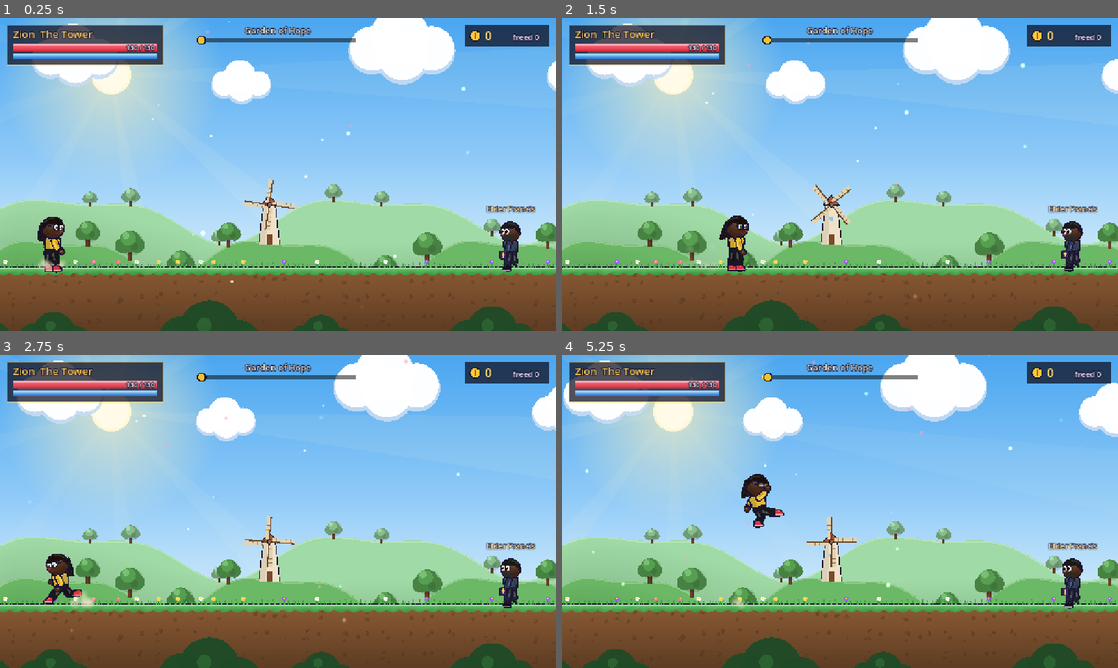
Above: before the commit, frames 1-4 (two rows, left to right).
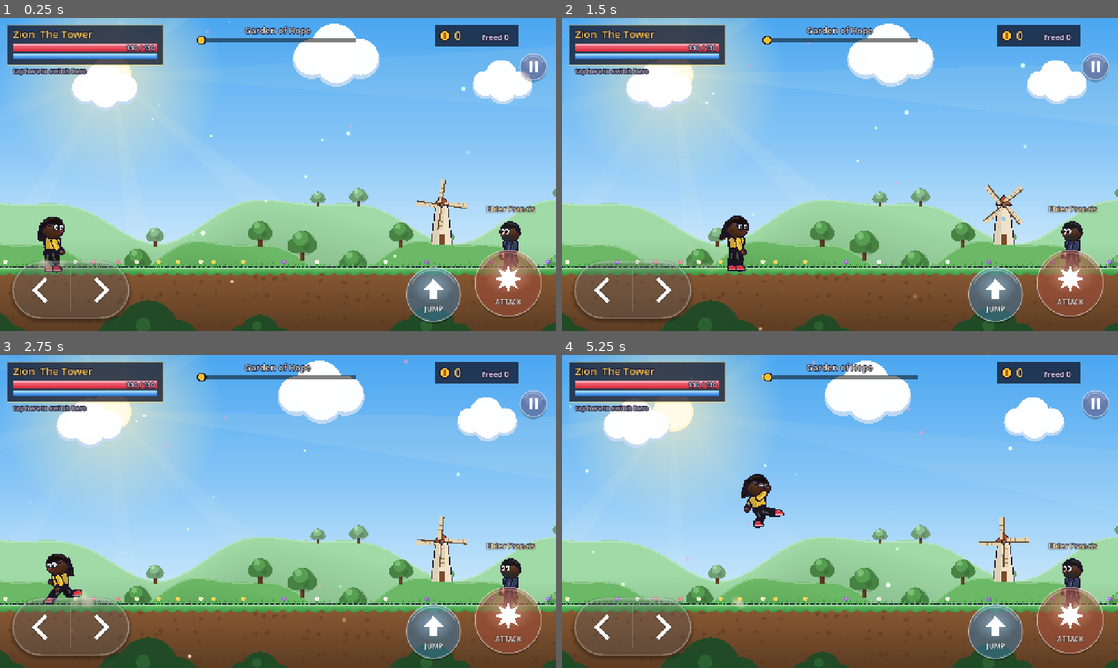
Above: after the commit, the same moments.

Repository: SavanCaleb/heroes-of-light
Game: Godot game, scene res://main.tscn
Two runs of this game, one before a commit and one after it. Both use one fixed random seed, a clock stepped at 60 frames per second and the inputs below.
Inputs (mouse positions are in pixels of both pictures, inside the frame that each line leads up to):
- Up to frame 1 (0.25 s): no input
- Up to frame 2 (1.5 s): move the mouse to (962, 158) at 0.52 s; hold Right (right) 0.53-1.25 s; hold Space (jump) 0.53-1.25 s; tap J (attack) at 0.6 s; click (962, 158) at 0.67 s; drag from (728, 190) to (812, 237) at 1.27 s
- Up to frame 3 (2.75 s): move the mouse to (333, 442) at 2.02 s; hold Left (left) from 2.03 s (still down); hold Space (jump) from 2.03 s (still down); tap J (attack) at 2.1 s; click (333, 442) at 2.17 s
- Up to frame 4 (5.25 s): release Left (left) at 2.75 s; release Space (jump) at 2.75 s; drag from (812, 574) to (673, 464) at 2.77 s; move the mouse to (1006, 558) at 3.52 s; hold Right (right) 3.53-4.25 s; hold Space (jump) 3.53-4.25 s; tap X at 3.6 s; click (1006, 558) at 3.67 s; drag from (673, 464) to (756, 433) at 4.27 s; move the mouse to (867, 511) at 5.02 s; hold Right (right) from 5.03 s (still down); hold Space (jump) from 5.03 s (still down); tap J (attack) at 5.1 s; click (867, 511) at 5.17 s

The runs differ from the first frame. In frame 1, 28% of the frame differs, in the area x 0-100%, y 0-100%; in frame 2, 28%; in frame 3, 28%; in frame 4, 29%.

Commit message:
Godot version: phone touch controls and a web build to test on phones
- Glass move pad (slide between left and right), JUMP, ATTACK and pause,
  each finger tracked separately; tap the hero panel to switch heroes
- Simulated-touch test that checks running, jumping, combos and sliding
- Web build in /next/ for phones; manual parallax instead of Parallax2D,
  which drew nothing in the browser; cap the animation timestep

Co-Authored-By: Claude Opus 5.5 <noreply@anthropic.com>

Diff:
--- a/godot/project.godot
+++ b/godot/project.godot
@@ -29,5 +29,10 @@
 
 renderer/rendering_method="mobile"
 renderer/rendering_method.mobile="mobile"
+renderer/rendering_method.web="gl_compatibility"
 textures/vram_compression/import_etc2_astc=true
 environment/defaults/default_clear_color=Color(0.05, 0.043, 0.1, 1)
+
+[input_devices]
+
+pointing/emulate_touch_from_mouse=true
--- a/godot/scripts/backdrop.gd
+++ b/godot/scripts/backdrop.gd
@@ -9,22 +9,40 @@
 	sky_layer.layer = -10
 	main.add_child(sky_layer)
 	sky_layer.add_child(SkyArt.new())
-	_parallax(main, 0.06, Vector2(-14, 0), 2600, Clouds.new(), -9)
-	_parallax(main, 0.18, Vector2.ZERO, 2048, Hills.make(455, 46, 3, Color("9ad8a0"), 0.55, 11, false), -8)
-	_parallax(main, 0.38, Vector2.ZERO, 2048, Hills.make(545, 40, 4, Color("62b45c"), 0.9, 23, true), -7)
-	var fg := _parallax(main, 1.22, Vector2.ZERO, 1800, Bushes.new(), 20)
+	_parallax(main, 0.06, -14.0, 2600, func(): return Clouds.new(), -9, level_w)
+	_parallax(main, 0.18, 0.0, 2048, func(): return Hills.make(455, 46, 3, Color("9ad8a0"), 0.55, 11, false), -8, level_w)
+	_parallax(main, 0.38, 0.0, 2048, func(): return Hills.make(545, 40, 4, Color("62b45c"), 0.9, 23, true), -7, level_w)
+	var fg := _parallax(main, 1.22, 0.0, 1800, func(): return Bushes.new(), 20, level_w)
 	fg.modulate = Color(1, 1, 1, 0.96)
 
-static func _parallax(main: Node2D, s: float, auto: Vector2, period: float, child: Node2D, z: int) -> Parallax2D:
-	var p := Parallax2D.new()
-	p.scroll_scale = Vector2(s, 1)
-	p.repeat_size = Vector2(period, 0)
-	p.repeat_times = 4
-	p.autoscroll = auto
+## A background layer that slides slower (or faster) than the camera.
+## Copies of the art are laid side by side so the whole land is covered.
+static func _parallax(main: Node2D, s: float, auto: float, period: float, make: Callable, z: int, level_w: float) -> Node2D:
+	var p := Para.new()
+	p.factor = s
+	p.auto = auto
+	p.period = period
 	p.z_index = z
-	p.add_child(child)
+	var copies := int(ceil((level_w * absf(s) + 3200.0) / period)) + 2
+	for i in copies:
+		var n: Node2D = make.call()
+		n.position.x = (i - 1) * period
+		p.add_child(n)
 	main.add_child(p)
 	return p
+
+class Para extends Node2D:
+	var factor := 0.5
+	var auto := 0.0
+	var period := 2048.0
+	var t := 0.0
+	func _process(d: float) -> void:
+		t += d
+		var cam := get_viewport().get_camera_2d()
+		if cam == null:
+			return
+		var left := cam.get_screen_center_position().x
+		position.x = left * (1.0 - factor) + fposmod(t * auto, period) - (period if auto != 0.0 else 0.0)
 
 static func glow(ci: CanvasItem, c: Vector2, r: float, col: Color, a: float) -> void:
 	ci.draw_texture_rect(Part.glow_tex(), Rect2(c - Vector2(r, r), Vector2(r, r) * 2), false, Color(col, a))
--- a/godot/scripts/main.gd
+++ b/godot/scripts/main.gd
@@ -32,6 +32,8 @@
 var finished := false
 var demo := false
 var hero_i := 3
+var touch_on := false
+static var picked := -1
 var _demo_t := 0.0
 
 func _ready() -> void:
@@ -40,6 +42,14 @@
 			demo = true
 		elif a.begins_with("hero="):
 			hero_i = clampi(int(a.substr(5)), 0, 7)
+		elif a == "touch":
+			touch_on = true
+		elif a == "touchtest":
+			call_deferred("_add_touch_test")
+	if picked >= 0:
+		hero_i = picked
+	if DisplayServer.is_touchscreen_available() or OS.has_feature("mobile") or OS.has_feature("web_android") or OS.has_feature("web_ios"):
+		touch_on = true
 	_inputs()
 	level = Level.new()
 	level.build(Data.LEVELS[0])
@@ -96,6 +106,15 @@
 	layer.layer = 10
 	add_child(layer)
 	layer.add_child(hud)
+	if touch_on:
+		var tl := CanvasLayer.new()
+		tl.layer = 11
+		tl.process_mode = Node.PROCESS_MODE_ALWAYS
+		add_child(tl)
+		var tc := preload("res://scripts/touch.gd").new()
+		tc.main = self
+		tl.add_child(tc)
+		hud.touch = true
 
 func _inputs() -> void:
 	var map := {
@@ -109,6 +128,16 @@
 			var e := InputEventKey.new()
 			e.physical_keycode = k
 			InputMap.action_add_event(action, e)
+
+func _add_touch_test() -> void:
+	var tt = load("res://tests/touch_test.gd").new()
+	tt.main = self
+	add_child(tt)
+
+func next_hero() -> void:
+	picked = (hero_i + 1) % Data.HEROES.size()
+	get_tree().paused = false
+	get_tree().reload_current_scene()
 
 func _spawn_foe(pos: Vector2) -> void:
 	var f := Fighter.new()
@@ -360,6 +389,7 @@
 # ---------------- HUD ----------------
 class Hud extends Control:
 	var main
+	var touch := false
 	var banner_text := ""
 	var banner_t := 0.0
 	var font: Font
@@ -393,12 +423,14 @@
 		_bar(Rect2(30, 58, 330, 18), p.hp / p.max_hp, Color("ff8a9a"), Color("d8283a"))
 		_text("%d / %d" % [int(p.hp), int(p.max_hp)], Vector2(30, 74), 15, Color.WHITE, HORIZONTAL_ALIGNMENT_RIGHT, 326)
 		_bar(Rect2(30, 82, 330, 12), p.mp / 100.0, Color("9ad8ff"), Color("2a78d8"))
-		draw_rect(Rect2(vw - 210, 16, 194, 50), Color(0.05, 0.04, 0.1, 0.72))
-		draw_circle(Vector2(vw - 186, 41), 13, Color("1b1430"))
-		draw_circle(Vector2(vw - 186, 41), 10.5, Color("ffc93a"))
-		draw_rect(Rect2(vw - 187.5, 34, 3, 14), Color("b0640a"))
-		_text(str(main.coins_n), Vector2(vw - 164, 51), 28, Color("ffe27a"))
-		_text("freed " + str(main.freed), Vector2(vw - 100, 51), 18, Color("e8e0ff"))
+		if touch:
+			_text("tap here to switch hero", Vector2(30, 128), 15, Color(1, 1, 1, 0.75))
+		draw_rect(Rect2(vw - 210 - (70 if touch else 0), 16, 194, 50), Color(0.05, 0.04, 0.1, 0.72))
+		draw_circle(Vector2(vw - 186 - (70 if touch else 0), 41), 13, Color("1b1430"))
+		draw_circle(Vector2(vw - 186 - (70 if touch else 0), 41), 10.5, Color("ffc93a"))
+		draw_rect(Rect2(vw - 187.5 - (70 if touch else 0), 34, 3, 14), Color("b0640a"))
+		_text(str(main.coins_n), Vector2(vw - 164 - (70 if touch else 0), 51), 28, Color("ffe27a"))
+		_text("freed " + str(main.freed), Vector2(vw - 100 - (70 if touch else 0), 51), 18, Color("e8e0ff"))
 		var lw: float = main.level.width_px
 		var prog := clampf(p.position.x / maxf(1.0, lw - 60.0), 0, 1)
 		var bx := vw * 0.5 - 180
@@ -408,7 +440,7 @@
 		draw_circle(Vector2(bx + 360 * prog, 51), 8, Color(String(p.def.look.shirt)))
 		if main.combo >= 2:
 			var k := 1.0 + clampf(main.combo_t - 2.2, 0, 0.2) * 1.5
-			draw_set_transform(Vector2(vw - 120, 150), -0.08, Vector2(k, k))
+			draw_set_transform(Vector2(vw - 120 - (70 if touch else 0), 190), -0.08, Vector2(k, k))
 			_text(str(main.combo), Vector2(-80, 0), 64, Color("ffe27a"), HORIZONTAL_ALIGNMENT_CENTER, 160)
 			_text("HITS", Vector2(-80, 30), 22, Color.WHITE, HORIZONTAL_ALIGNMENT_CENTER, 160)
 			draw_set_transform(Vector2.ZERO)
--- a/godot/scripts/rig.gd
+++ b/godot/scripts/rig.gd
@@ -167,6 +167,7 @@
 	squash_v += amount * 10.0
 
 func _process(delta: float) -> void:
+	delta = minf(delta, 1.0 / 30.0)   # a slow first frame must not blow up the springs
 	t += delta * 60.0
 	var tgt := _pose_target(pose)
 	var fast := pose in ["punch1", "punch2", "kick", "airkick", "hurt", "wind", "run"]
@@ -180,7 +181,8 @@
 			cur[key] = lerpf(cur.get(key, v), v, k)
 	# squash & stretch spring
 	squash_v += (-squash * 320.0 - squash_v * 16.0) * delta
-	squash += squash_v * delta
+	squash = clampf(squash + squash_v * delta, -0.35, 0.35)
+	squash_v = clampf(squash_v, -12.0, 12.0)
 	var sc: float = look.get("scale", 1.0)
 	var breathe := sin(t * 0.07) * 0.012 if pose == "idle" else 0.0
 	body.scale = Vector2(sc * (1.0 - squash * 0.5), sc * (1.0 + squash + breathe))
--- /dev/null
+++ b/godot/scripts/touch.gd
@@ -0,0 +1,190 @@
+extends Control
+## On-screen controls for phones: a move pad you can slide across, JUMP, ATTACK and pause.
+## Each finger is tracked on its own, so you can run, jump and punch at the same time.
+## The controls press the same input actions as the keyboard.
+
+const OL := Color("1b1430")
+
+var main
+var touches := {}        # finger index -> {pos, owner}
+var held := {}           # action -> true
+var paused := false
+
+func _ready() -> void:
+	set_anchors_preset(Control.PRESET_FULL_RECT)
+	mouse_filter = Control.MOUSE_FILTER_IGNORE
+	process_mode = Node.PROCESS_MODE_ALWAYS
+
+# ---------- layout (in viewport pixels, kept clear of the phone's notch) ----------
+func _safe() -> Rect2:
+	var vs := get_viewport_rect().size
+	var r := Rect2(Vector2.ZERO, vs)
+	var win := DisplayServer.window_get_size()
+	var safe := DisplayServer.get_display_safe_area()
+	if win.x > 0 and safe.size.x > 0 and safe.size.x < win.x:
+		var k := vs.x / float(win.x)
+		r.position.x = safe.position.x * k
+		r.size.x = safe.size.x * k
+	return r
+
+func _pad_rect() -> Rect2:
+	var s := _safe()
+	return Rect2(s.position.x + 28, s.end.y - 28 - 132, 270, 132)
+
+func _btn(name: String) -> Dictionary:
+	var s := _safe()
+	var e := s.end
+	match name:
+		"attack": return {c=e - Vector2(110, 110), r=76.0}
+		"jump": return {c=e - Vector2(282, 84), r=62.0}
+		"pause": return {c=Vector2(e.x - 52, s.position.y + 112), r=30.0}
+	return {}
+
+func _which(p: Vector2) -> String:
+	if _pad_rect().grow(40).has_point(p):
+		return "pad"
+	for n in ["pause", "attack", "jump"]:
+		var b := _btn(n)
+		if p.distance_to(b.c) < b.r + 26.0:
+			return n
+	if Rect2(16, 16, 360, 92).has_point(p):
+		return "hero"
+	return ""
+
+# ---------- input ----------
+func _input(event: InputEvent) -> void:
+	if event is InputEventScreenTouch:
+		if event.pressed:
+			var who := _which(event.position)
+			touches[event.index] = {pos=event.position, owner=who}
+			if who == "pause":
+				_toggle_pause()
+			elif who == "hero" and not paused:
+				main.next_hero()
+		else:
+			touches.erase(event.index)
+		_refresh()
+		get_viewport().set_input_as_handled()
+	elif event is InputEventScreenDrag:
+		if touches.has(event.index):
+			var t: Dictionary = touches[event.index]
+			t.pos = event.position
+			# a thumb sliding off the pad onto a button (or back) switches what it presses
+			if t.owner in ["pad", "jump", "attack"]:
+				var w := _which(event.position)
+				if w in ["pad", "jump", "attack"]:
+					t.owner = w
+			_refresh()
+			get_viewport().set_input_as_handled()
+
+func _refresh() -> void:
+	var want := {}
+	var pr := _pad_rect()
+	for t in touches.values():
+		match t.owner:
+			"pad":
+				want["left" if t.pos.x < pr.get_center().x else "right"] = true
+			"jump":
+				want["jump"] = true
+			"attack":
+				want["attack"] = true
+	for a in ["left", "right", "jump", "attack"]:
+		var on: bool = want.has(a) and not paused
+		if on and not held.has(a):
+			Input.action_press(a)
+			held[a] = true
+		elif not on and held.has(a):
+			Input.action_release(a)
+			held.erase(a)
+	queue_redraw()
+
+func _toggle_pause() -> void:
+	paused = not paused
+	get_tree().paused = paused
+	if paused:
+		for a in held.keys():
+			Input.action_release(a)
+		held.clear()
+	queue_redraw()
+
+func _notification(what: int) -> void:
+	# let go of everything if the app is switched away mid-press
+	if what == NOTIFICATION_APPLICATION_FOCUS_OUT or what == NOTIFICATION_APPLICATION_PAUSED:
+		touches.clear()
+		_refresh()
+
+# ---------- drawing ----------
+func _glass_circle(c: Vector2, r: float, tint: Color, down: bool) -> void:
+	r *= 0.92 if down else 1.0
+	draw_circle(c + Vector2(0, 5), r, Color(0, 0, 0, 0.25), true, -1, true)
+	draw_circle(c, r, Color(tint.darkened(0.2), 0.62 if down else 0.45), true, -1, true)
+	var g := preload("res://scripts/part.gd").glow_tex()
+	draw_texture_rect(g, Rect2(c + Vector2(-r * 0.8, -r * 0.95), Vector2(r * 1.6, r * 1.3)), false, Color(tint.lightened(0.5), 0.75 if down else 0.5))
+	draw_arc(c, r, 0, TAU, 48, Color(1, 1, 1, 0.5), 2.5, true)
+	draw_arc(c, r - 6, PI * 1.15, PI * 1.85, 16, Color(1, 1, 1, 0.35), 3, true)
+
+func _label(s: String, c: Vector2, size: int) -> void:
+	var f := ThemeDB.fallback_font
+	var w := f.get_string_size(s, HORIZONTAL_ALIGNMENT_LEFT, -1, size).x
+	draw_string_outline(f, c - Vector2(w / 2, -size * 0.35), s, HORIZONTAL_ALIGNMENT_LEFT, -1, size, 5, Color(0, 0, 0, 0.5))
+	draw_string(f, c - Vector2(w / 2, -size * 0.35), s, HORIZONTAL_ALIGNMENT_LEFT, -1, size, Color.WHITE)
+
+func _process(_d: float) -> void:
+	queue_redraw()
+
+func _draw() -> void:
+	var pr := _pad_rect()
+	# move pad: one pill, the side under your thumb lights up
+	var r := pr.size.y / 2
+	var sb := StyleBoxFlat.new()
+	sb.bg_color = Color(1, 1, 1, 0.12)
+	sb.border_color = Color(1, 1, 1, 0.4)
+	sb.set_border_width_all(3)
+	sb.set_corner_radius_all(int(r))
+	sb.shadow_color = Color(0, 0, 0, 0.25)
+	sb.shadow_size = 8
+	sb.shadow_offset = Vector2(0, 4)
+	sb.anti_aliasing = true
+	draw_style_box(sb, pr)
+	var mid := pr.get_center()
+	for side in [-1, 1]:
+		var on: bool = held.has("left" if side < 0 else "right")
+		var c := mid + Vector2(side * pr.size.x * 0.25, 0)
+		if on:
+			var hl := StyleBoxFlat.new()
+			hl.bg_color = Color(1, 0.88, 0.47, 0.45)
+			hl.set_corner_radius_all(int(r))
+			hl.anti_aliasing = true
+			var half := Rect2(pr.position + Vector2(0 if side < 0 else pr.size.x / 2, 0), Vector2(pr.size.x / 2, pr.size.y))
+			draw_style_box(hl, half.grow(-6))
+		var s := 26.0 * (0.9 if on else 1.0)
+		var chev := PackedVector2Array([c + Vector2(side * -s * 0.4, -s), c + Vector2(side * s * 0.6, 0), c + Vector2(side * -s * 0.4, s)])
+		draw_polyline(chev, Color(0, 0, 0, 0.3), 12, true)
+		draw_polyline(chev, Color.WHITE, 8, true)
+	draw_line(mid + Vector2(0, -r + 18), mid + Vector2(0, r - 18), Color(1, 1, 1, 0.2), 2)
+	# jump
+	var j := _btn("jump")
+	_glass_circle(j.c, j.r, Color("64beff"), held.has("jump"))
+	var a: Vector2 = j.c + Vector2(0, -12)
+	draw_colored_polygon(PackedVector2Array([a + Vector2(0, -24), a + Vector2(24, 2), a + Vector2(9, 2), a + Vector2(9, 22), a + Vector2(-9, 22), a + Vector2(-9, 2), a + Vector2(-24, 2)]), Color.WHITE)
+	_label("JUMP", j.c + Vector2(0, 34), 16)
+	# attack
+	var at := _btn("attack")
+	_glass_circle(at.c, at.r, Color("ff7a5a"), held.has("attack"))
+	var star := PackedVector2Array()
+	var sc: Vector2 = at.c + Vector2(0, -10)
+	for i in 16:
+		var ang := -PI / 2 + i * TAU / 16
+		star.append(sc + Vector2.from_angle(ang) * (32.0 if i % 2 == 0 else 15.0))
+	draw_colored_polygon(star, Color.WHITE)
+	_label("ATTACK", at.c + Vector2(0, 44), 16)
+	if paused:
+		var vs := get_viewport_rect().size
+		draw_rect(Rect2(Vector2.ZERO, vs), Color(0.03, 0.02, 0.08, 0.6))
+		_label("PAUSED", vs / 2 + Vector2(0, -20), 64)
+		_label("Tap II to keep playing", vs / 2 + Vector2(0, 40), 24)
+	# pause button stays on top so it can be tapped again
+	var p := _btn("pause")
+	_glass_circle(p.c, p.r, Color("9a8acc"), false)
+	draw_rect(Rect2(p.c + Vector2(-10, -12), Vector2(7, 24)), Color.WHITE)
+	draw_rect(Rect2(p.c + Vector2(3, -12), Vector2(7, 24)), Color.WHITE)
--- /dev/null
+++ b/godot/tests/touch_test.gd
@@ -0,0 +1,40 @@
+extends Node
+## Fakes finger touches on the on-screen controls to test them (run with `-- touch touchtest`).
+var t := 0.0
+var steps := []
+var main
+func _ready() -> void:
+	process_mode = Node.PROCESS_MODE_ALWAYS
+	var tc = _find_touch(main)
+	var pad: Rect2 = tc._pad_rect()
+	var right := pad.get_center() + Vector2(60, 0)
+	var left := pad.get_center() - Vector2(60, 0)
+	var jump: Vector2 = tc._btn("jump").c
+	var atk: Vector2 = tc._btn("attack").c
+	steps = [
+		[0.3, "down", 0, right], [1.2, "down", 1, jump], [1.35, "up", 1, jump],
+		[2.0, "down", 1, atk], [2.1, "up", 1, atk], [2.2, "down", 1, atk], [2.3, "up", 1, atk],
+		[2.8, "drag", 0, left], [3.6, "drag", 0, right], [4.2, "up", 0, right],
+	]
+func _find_touch(n: Node):
+	for c in n.get_children():
+		if c.get_script() == preload("res://scripts/touch.gd"):
+			return c
+		var r = _find_touch(c)
+		if r:
+			return r
+	return null
+func _process(d: float) -> void:
+	t += d
+	while steps.size() > 0 and t >= steps[0][0]:
+		var s: Array = steps.pop_front()
+		var e: InputEvent
+		if s[1] == "drag":
+			e = InputEventScreenDrag.new()
+		else:
+			e = InputEventScreenTouch.new()
+			e.pressed = s[1] == "down"
+		e.index = s[2]
+		e.position = s[3]
+		Input.parse_input_event(e)
+		print("t=%.2f %s finger %d  x=%.0f vx=%.0f face=%d atk=%s floor=%s" % [t, s[1], s[2], main.player.position.x, main.player.velocity.x, main.player.face, main.player.atk, main.player.is_on_floor()])
Not shown, added: godot/export_presets.cfg
Not shown, added: godot/scripts/backdrop.gd.uid
Not shown, added: godot/scripts/fighter.gd.uid
Not shown, added: godot/scripts/fx.gd.uid
Not shown, added: godot/scripts/level.gd.uid
Not shown, added: godot/scripts/main.gd.uid
Not shown, added: godot/scripts/touch.gd.uid
Not shown, added: godot/tests/touch_test.gd.uid
Not shown, added: next/index.audio.position.worklet.js
Not shown, added: next/index.audio.worklet.js
Not shown, added: next/index.js
Not shown, added: next/index.pck
(and 2 more such lines)
